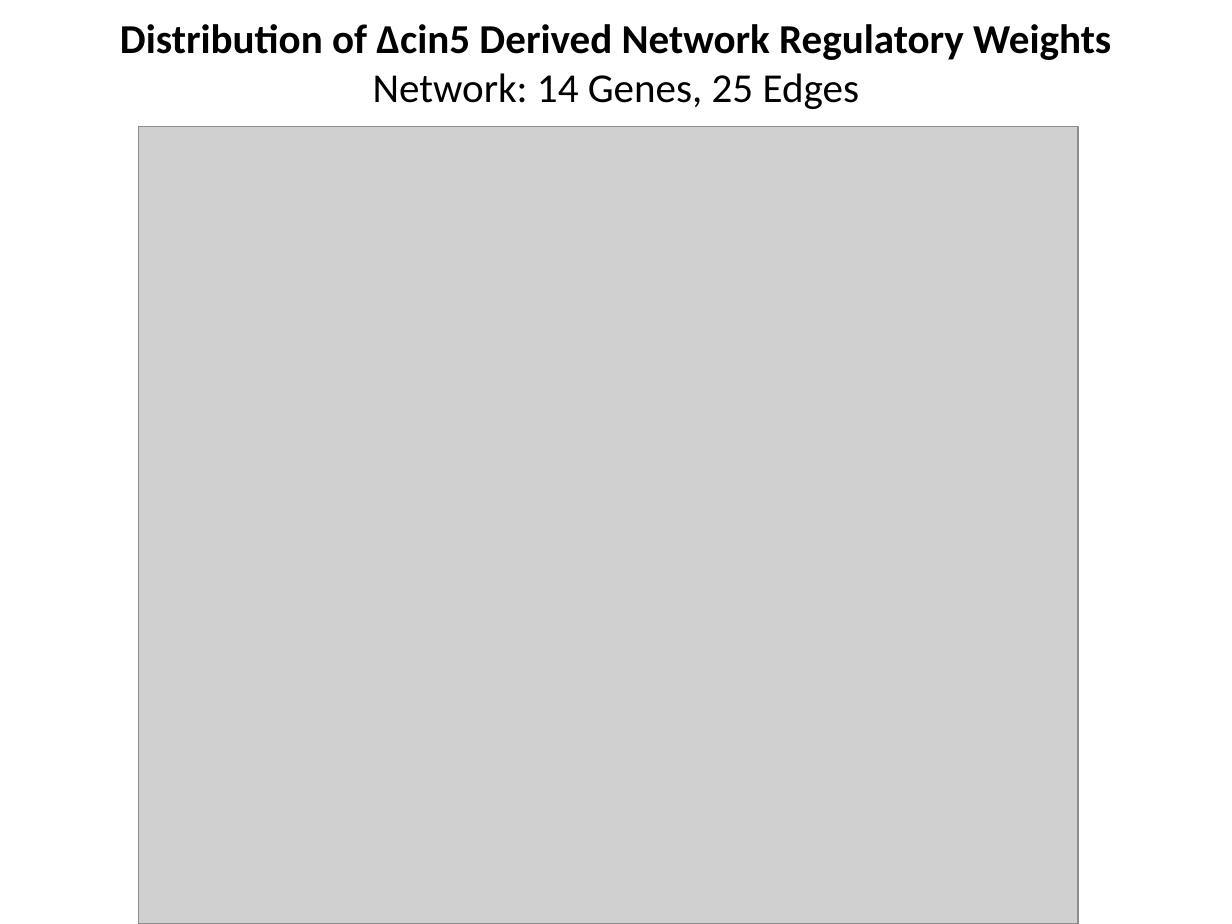
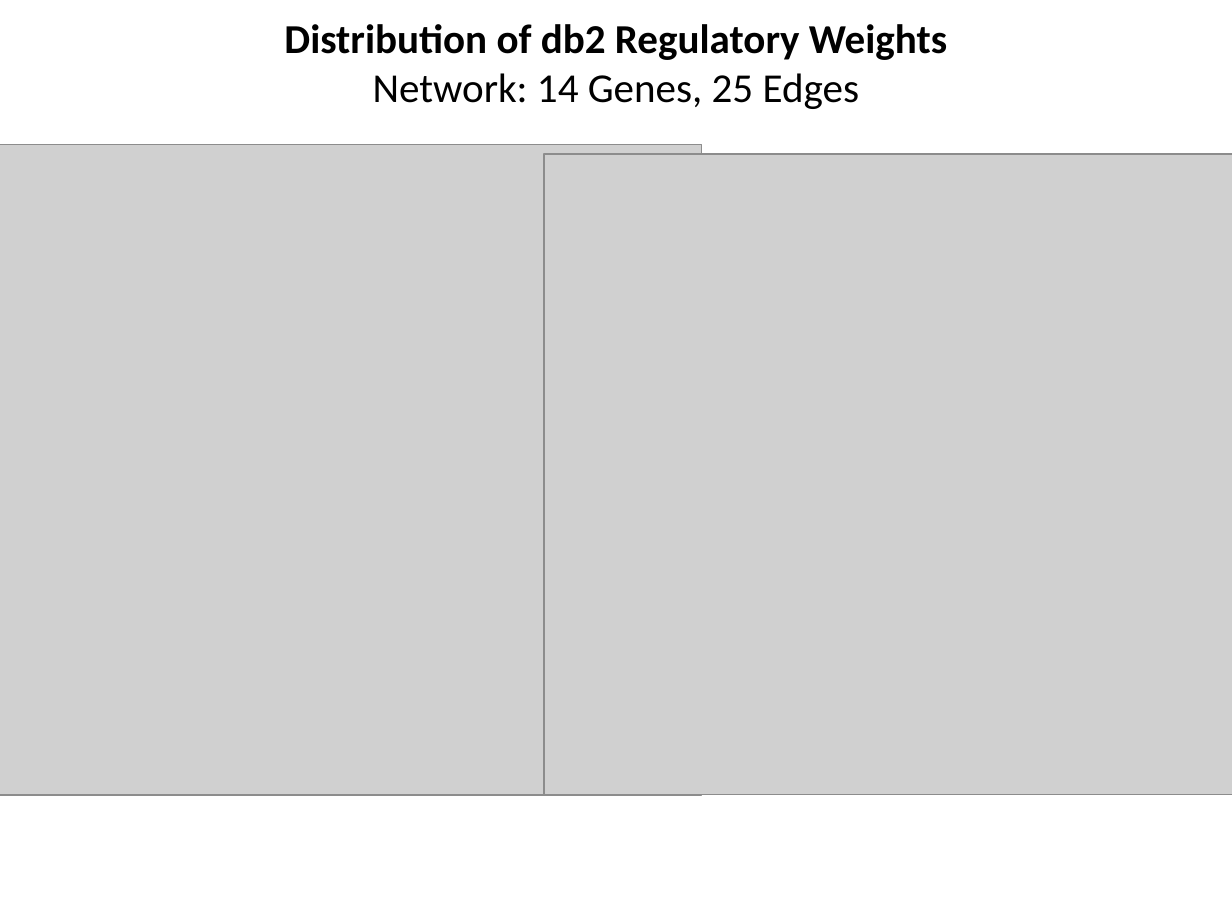
Before and after one commit to kdahlquist/DahlquistLab, a slide deck: slide 4 of documents/Weight-Distributions_Six-Networks_BK2017213.pptx (slide 3 before the commit). Drawn at 1232x924 pixels with LibreOffice and Linux fonts; fonts in the diff are those of the drawing; grey boxes stand for pictures. Boxes give left, top, right and bottom in pixels: in the first picture for what was removed or moved away, otherwise in the second. Text is boxed around its words. In the diff, an @@ line names an element or a change of style, - is before the commit and + after.

```diff
--- a/documents/Weight-Distributions_Six-Networks_BK2017213.pptx
+++ b/documents/Weight-Distributions_Six-Networks_BK2017213.pptx
@@ title at [284, 24, 947, 109]: text changed @@
-Distribution of ∆cin5 Derived Network Regulatory Weights
-Network: 14 Genes, 25 Edges
+Distribution of db2 Regulatory Weights
+Network: 14 Genes, 25 Edges
@@ picture added at [0, 144, 701, 795] @@
@@ picture removed at [138, 127, 1077, 924] @@
@@ picture added at [545, 154, 1232, 795] @@
```
Also in this commit, not shown: 6 other slides changed, 1 slide added.
